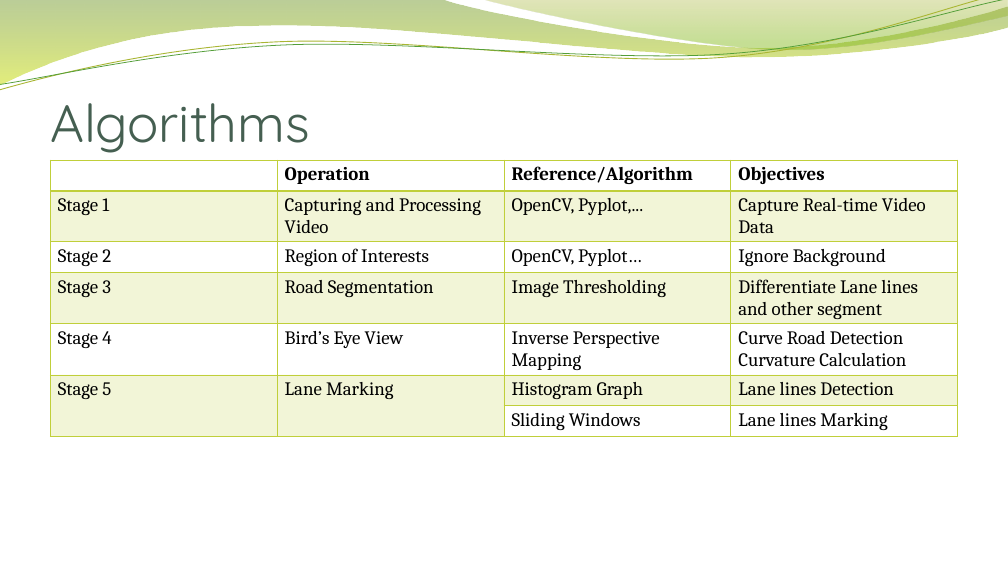
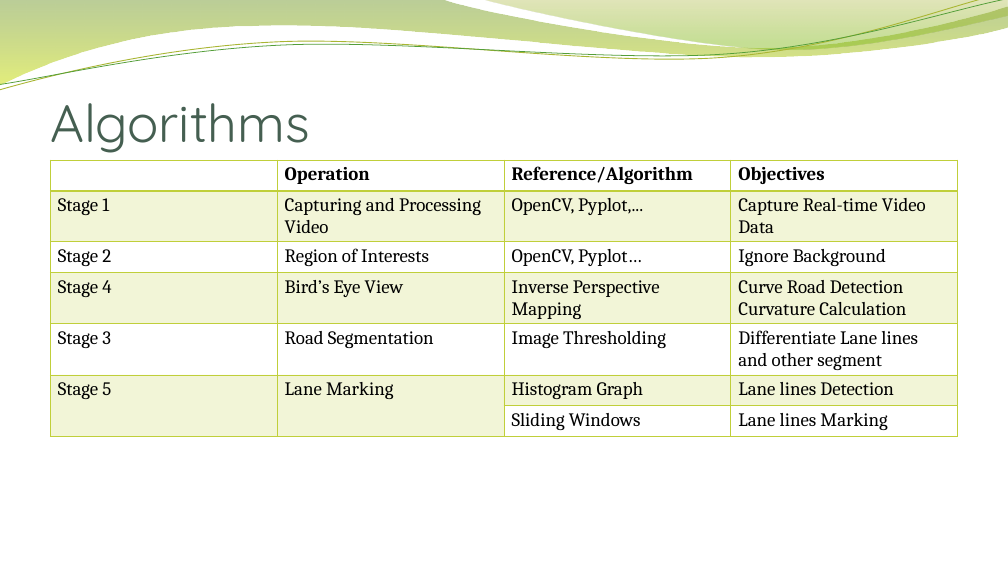
Before and after one commit to hphnngcquan/LaneDetection-OpenCV, a slide deck: slide 4 of docs/WeeklyNotes/Report-Sep28-2022-reasons-overview.pptx. Drawn at 1008x567 pixels with LibreOffice and Linux fonts; fonts in the diff are those of the drawing; background and template pictures are left out. Boxes give left, top, right and bottom in pixels: in the first picture for what was removed or moved away, otherwise in the second. Text is boxed around its words. In the diff, an @@ line names an element or a change of style, - is before the commit and + after.

```diff
--- a/docs/WeeklyNotes/Report-Sep28-2022-reasons-overview.pptx
+++ b/docs/WeeklyNotes/Report-Sep28-2022-reasons-overview.pptx
@@ table at [51, 160, 958, 442] @@
+row 4: Stage 4 | Bird’s Eye View | Inverse Perspective Mapping | Curve Road Detection / Curvature Calculation
-row 5: Stage 4 | Bird’s Eye View | Inverse Perspective Mapping | Curve Road Detection / Curvature Calculation
```
Also in this commit, not shown: 1 other slide changed.
